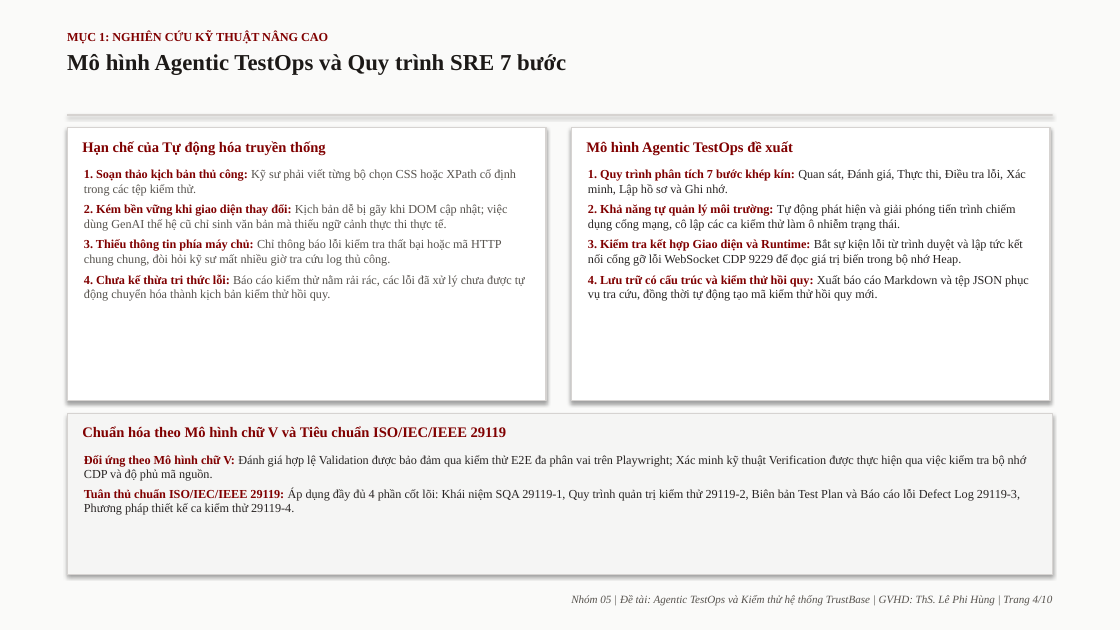
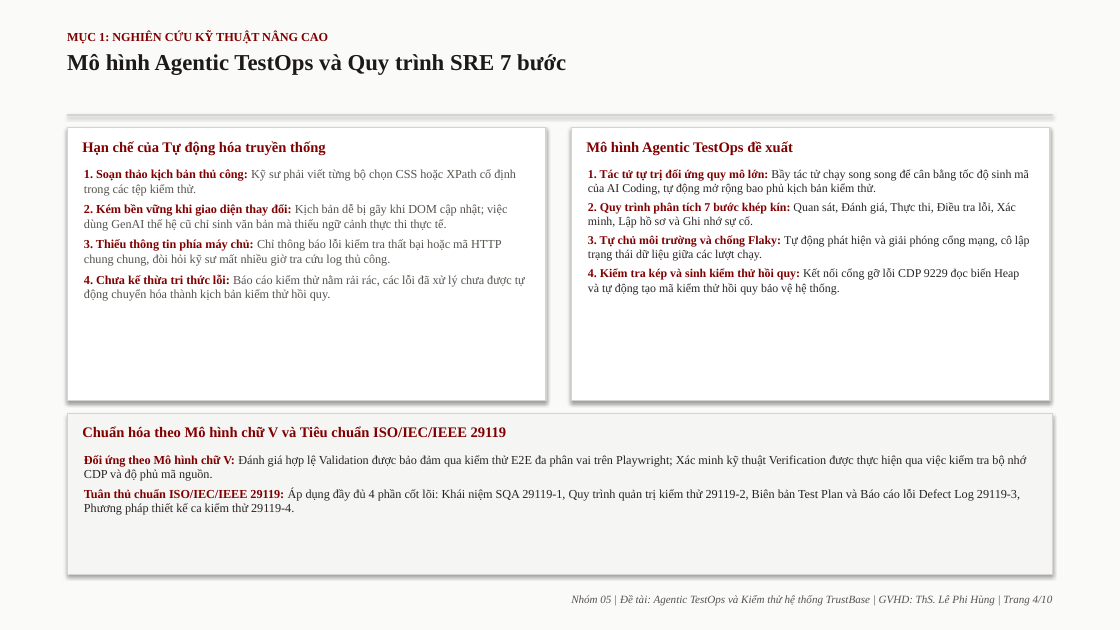
Before and after one commit to justpassingByte/agentic-test-ops, a slide deck: slide 4 of Nhom05_AgenticTestOps_ThuyetTrinh.pptx. Drawn at 1120x630 pixels with LibreOffice and Linux fonts; fonts in the diff are those of the drawing. Boxes give left, top, right and bottom in pixels: in the first picture for what was removed or moved away, otherwise in the second. Text is boxed around its words. In the diff, an @@ line names an element or a change of style, - is before the commit and + after.

Commit message:
docs: enrich background context on AI coding explosion and codebase bloat in report and slides

```diff
--- a/Nhom05_AgenticTestOps_ThuyetTrinh.pptx
+++ b/Nhom05_AgenticTestOps_ThuyetTrinh.pptx
@@ text at (588,169,1030,295): text changed; size 10.5 to 10.2 pt @@
-1. Quy trình phân tích 7 bước khép kín: Quan sát, Đánh giá, Thực thi, Điều tra lỗi, Xác minh, Lập hồ sơ và Ghi nhớ.
-2. Khả năng tự quản lý môi trường: Tự động phát hiện và giải phóng tiến trình chiếm dụng cổng mạng, cô lập các ca kiểm thử làm ô nhiễm trạng thái.
-3. Kiểm tra kết hợp Giao diện và Runtime: Bắt sự kiện lỗi từ trình duyệt và lập tức kết nối cổng gỡ lỗi WebSocket CDP 9229 để đọc giá trị biến trong bộ nhớ Heap.
-4. Lưu trữ có cấu trúc và kiểm thử hồi quy: Xuất báo cáo Markdown và tệp JSON phục vụ tra cứu, đồng thời tự động tạo mã kiểm thử hồi quy mới.
+1. Tác tử tự trị đối ứng quy mô lớn: Bầy tác tử chạy song song để cân bằng tốc độ sinh mã của AI Coding, tự động mở rộng bao phủ kịch bản kiểm thử.
+2. Quy trình phân tích 7 bước khép kín: Quan sát, Đánh giá, Thực thi, Điều tra lỗi, Xác minh, Lập hồ sơ và Ghi nhớ sự cố.
+3. Tự chủ môi trường và chống Flaky: Tự động phát hiện và giải phóng cổng mạng, cô lập trạng thái dữ liệu giữa các lượt chạy.
+4. Kiểm tra kép và sinh kiểm thử hồi quy: Kết nối cổng gỡ lỗi CDP 9229 đọc biến Heap và tự động tạo mã kiểm thử hồi quy bảo vệ hệ thống.
```
Also in this commit, not shown: 1 other slide changed, 1 other file.
